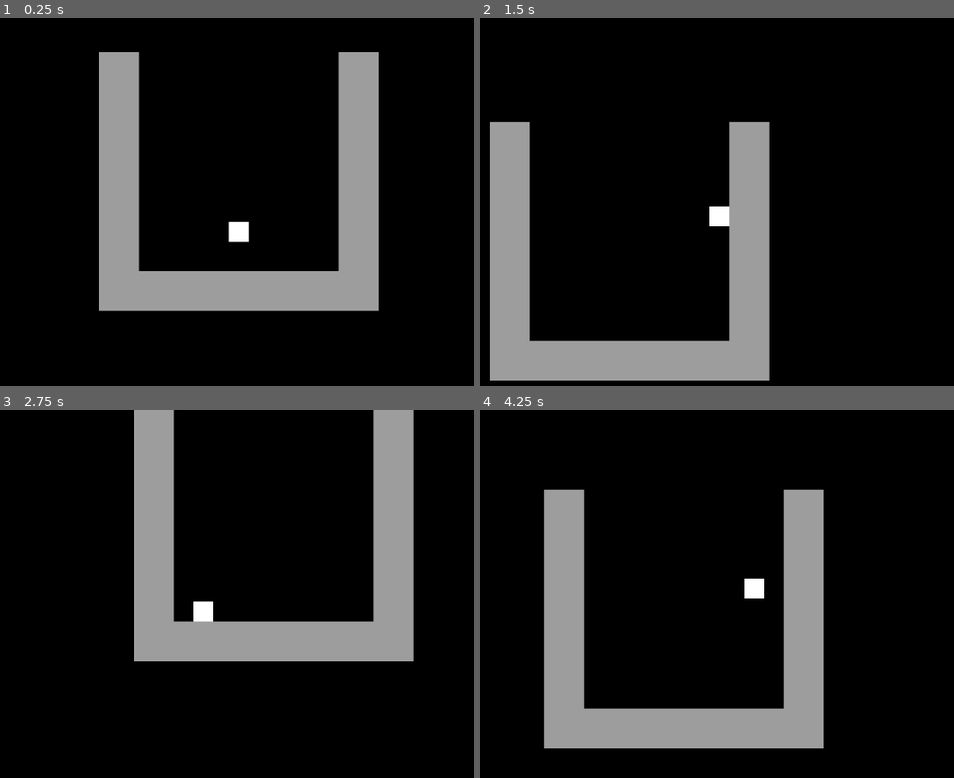
Above: before the commit, frames 1-4 (two rows, left to right).
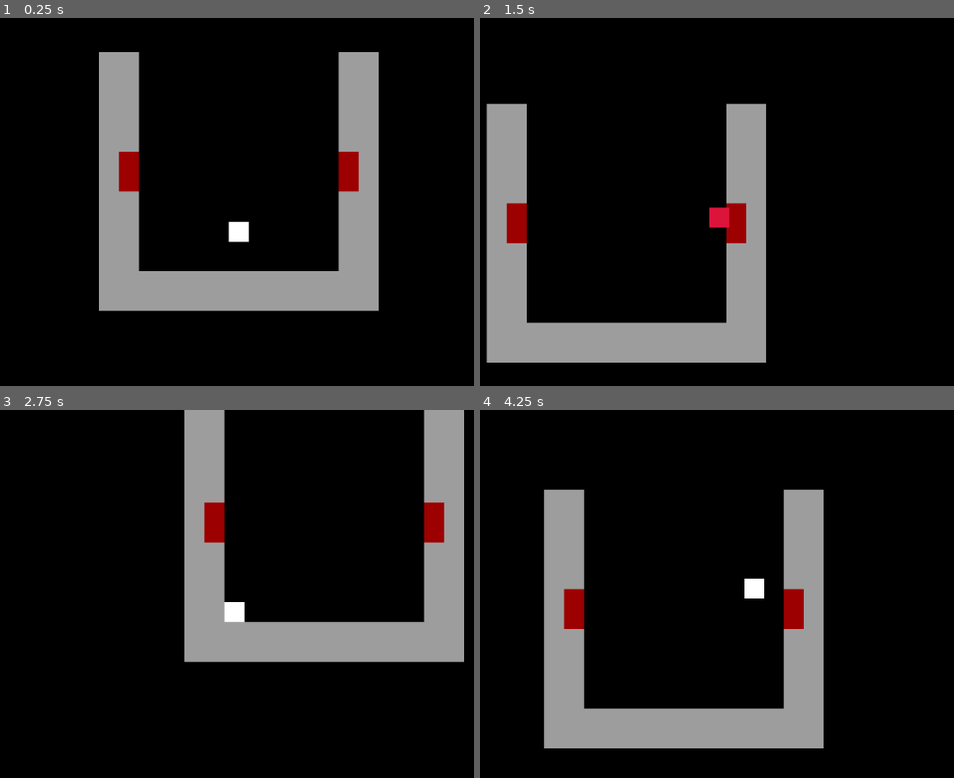
Above: after the commit, the same moments.

Repository: popcar2/GodotOS
Game: Godot game, scene res://Games/Super Bit Boy/Scenes/test.tscn
Same seed, same stepped clock (60 frames per second), same inputs: the game is played once before the commit and once after it. This scene is started directly instead of the project's main scene.
Inputs (mouse positions are in pixels of both pictures, inside the frame that each line leads up to):
- Up to frame 1 (0.25 s): no input
- Up to frame 2 (1.5 s): tap Enter (ui_accept) at 0.5 s; move the mouse to (878, 198) at 0.52 s; hold D (move_right) 0.53-1.25 s; hold Delete (delete) 0.53-1.25 s; click (878, 198) at 0.67 s; tap Space (jump) at 0.77 s; drag from (574, 238) to (712, 198) at 1.27 s
- Up to frame 3 (2.75 s): move the mouse to (312, 524) at 2.02 s; hold A (move_left) from 2.03 s (still down); hold Delete (delete) from 2.03 s (still down)
- Up to frame 4 (4.25 s): release A (move_left) at 2.75 s; release Delete (delete) at 2.75 s; drag from (683, 693) to (503, 549) at 2.77 s; tap Enter (ui_accept) at 3.5 s; move the mouse to (935, 671) at 3.52 s; hold D (move_right) from 3.53 s (still down); hold Delete (delete) from 3.53 s (still down); tap Space (jump) at 3.77 s

The runs differ from the first frame. In frame 1, 1.0% of the frame differs, in the area x 25-76%, y 36-48%; in frame 2, 8.8%; in frame 3, 22%, in the area x 28-98%, y 0-69%; in frame 4, 1.0%.

Commit message:
Bit Boy: Deadly block and proper scene reload logic

Diff:
--- a/Games/Super Bit Boy/Scenes/Player/bit_boy_player.gd
+++ b/Games/Super Bit Boy/Scenes/Player/bit_boy_player.gd
@@ -53,6 +53,9 @@
 
 	move_and_slide()
 
+	detect_custom_tile_data()
+	print(velocity)
+
 func walljump(left: bool):
 	if velocity.y > 0:
 		velocity.y = JUMP_VELOCITY * 0.90
@@ -71,12 +74,17 @@
 	bonus_velocity = Vector2.ZERO
 	modulate = Color.CRIMSON
 	await get_tree().create_timer(0.75).timeout
-	reload_scene()
+	get_parent().reload_scene()
 
-func reload_scene():
-	var next_scene: Node = load("res://Games/Super Bit Boy/Scenes/test.tscn").instantiate()
-	get_parent().add_sibling(next_scene)
-	get_parent().queue_free()
+func detect_custom_tile_data():
+	for i in range(get_slide_collision_count()):
+		var collision: KinematicCollision2D = get_slide_collision(i)
+		if collision.get_collider() is TileMap:
+			var tilemap: TileMap = collision.get_collider()
+			var tile_coords: Vector2i = tilemap.get_coords_for_body_rid(collision.get_collider_rid())
+			var tile_data: TileData = tilemap.get_cell_tile_data(0, tile_coords)
+			if tile_data.get_custom_data("instakill"):
+				die()
 
 func _on_left_wall_jump_area_2d_body_entered(body):
 	if body is StaticBody2D or body is TileMap:
--- /dev/null
+++ b/Games/Super Bit Boy/Scenes/bit_boy_scene_manager.gd
@@ -0,0 +1,14 @@
+extends Node2D
+
+@export var next_scene: String
+
+var is_loading: bool
+
+func reload_scene():
+	if is_loading:
+		return
+
+	is_loading = true
+	var current_scene: Node = load(scene_file_path).instantiate()
+	add_sibling(current_scene)
+	queue_free()
--- a/Games/Super Bit Boy/Scenes/test.tscn
+++ b/Games/Super Bit Boy/Scenes/test.tscn
@@ -1,6 +1,7 @@
-[gd_scene load_steps=8 format=3 uid="uid://b7c1q7v5qtx28"]
+[gd_scene load_steps=9 format=3 uid="uid://b7c1q7v5qtx28"]
 
 [ext_resource type="Script" path="res://Games/Super Bit Boy/Other Scripts/Camera2D.gd" id="1_1vy60"]
+[ext_resource type="Script" path="res://Games/Super Bit Boy/Scenes/bit_boy_scene_manager.gd" id="1_mbrs5"]
 [ext_resource type="Texture2D" uid="uid://bwxnhif5h1cck" path="res://Art/Pixel_32.png" id="1_uhyve"]
 [ext_resource type="PackedScene" uid="uid://bxv24mjcranba" path="res://Games/Super Bit Boy/Scenes/Player/bit_boy_player.tscn" id="2_aaiv1"]
 
@@ -15,17 +16,27 @@
 [sub_resource type="TileSetAtlasSource" id="TileSetAtlasSource_kk343"]
 texture = ExtResource("1_uhyve")
 texture_region_size = Vector2i(32, 32)
+0:0/next_alternative_id = 2
 0:0/0 = 0
 0:0/0/physics_layer_0/linear_velocity = Vector2(0, 0)
 0:0/0/physics_layer_0/angular_velocity = 0.0
 0:0/0/physics_layer_0/polygon_0/points = PackedVector2Array(-16, -16, 16, -16, 16, 16, -16, 16)
+0:0/1 = 1
+0:0/1/modulate = Color(1, 0, 0, 1)
+0:0/1/physics_layer_0/linear_velocity = Vector2(0, 0)
+0:0/1/physics_layer_0/angular_velocity = 0.0
+0:0/1/physics_layer_0/polygon_0/points = PackedVector2Array(-10.6667, -10.6667, 10.6667, -10.6667, 10.6667, 10.6667, -10.6667, 10.6667)
+0:0/1/custom_data_0 = true
 
 [sub_resource type="TileSet" id="TileSet_k0n52"]
 tile_size = Vector2i(32, 32)
 physics_layer_0/collision_layer = 1
+custom_data_layer_0/name = "instakill"
+custom_data_layer_0/type = 1
 sources/1 = SubResource("TileSetAtlasSource_kk343")
 
 [node name="Test Scene" type="Node2D"]
+script = ExtResource("1_mbrs5")
 
 [node name="Camera2D" type="Camera2D" parent="."]
 process_callback = 0
@@ -42,6 +53,6 @@
 tile_set = SubResource("TileSet_k0n52")
 rendering_quadrant_size = 32
 format = 2
-layer_0/tile_data = PackedInt32Array(262143, 1, 0, 196608, 1 …(220 unchanged characters)… 7, 1, 0, -327675, 1, 0, -262139, 1, 0, -196603, 1, 0, -131067, 1, 0, -65531, 1, 0, 5, 1, 0, 65541, 1, 0, 131077, 1, 0, 196613, 1, 0, 262149, 1, 0, 262148, 1, 0, 327674, 1, 0, 262138, 1, 0, 196602, 1, 0, 131066, 1, 0, 65530, 1, 0, -6, 1, 0, -65542, 1, 0, -131078, 1, 0, -196614, 1, 0, -262150, 1, 0, -327686, 1, 0, -327687, 1, 0, -262151, 1, 0, -196615, 1, 0, -131079, 1, 0, -65543, 1, 0, 262137, 1, 0, 327673, 1, 0, 196601, 1, 0, 131065, 1, 0, 65529, 1, 0, -7, 1, 0, -458758, 1, 0, -393222, 1, 0, -393223, 1, 0, -458759, 1, 0, -393211, 1, 0, -458747, 1, 0, -524283, 1, 0, 196612, 1, 0, 262150, 1, 0, 196614, 1, 0, 131078, 1, 0, 65542, 1, 0, 6, 1, 0, -65530, 1, 0, -131066, 1, 0, -196602, 1, 0, -262138, 1, 0, -327674, 1, 0, -393210, 1, 0, -458746, 1, 0, -524282, 1, 0)
+layer_0/tile_data = PackedInt32Array(262143, 1, 0, 196608, 1 …(220 unchanged characters)… 7, 1, 0, -327675, 1, 0, -262139, 1, 0, -65531, 1, 0, 5, 1, 0, 65541, 1, 0, 131077, 1, 0, 196613, 1, 0, 262149, 1, 0, 262148, 1, 0, 327674, 1, 0, 262138, 1, 0, 196602, 1, 0, 131066, 1, 0, 65530, 1, 0, -6, 1, 0, -196614, 1, 0, -262150, 1, 0, -327686, 1, 0, -327687, 1, 0, -262151, 1, 0, -196615, 1, 0, -131079, 1, 0, -65543, 1, 0, 262137, 1, 0, 327673, 1, 0, 196601, 1, 0, 131065, 1, 0, 65529, 1, 0, -7, 1, 0, -458758, 1, 0, -393222, 1, 0, -393223, 1, 0, -458759, 1, 0, -393211, 1, 0, -458747, 1, 0, -524283, 1, 0, 196612, 1, 0, 262150, 1, 0, 196614, 1, 0, 131078, 1, 0, 65542, 1, 0, 6, 1, 0, -65530, 1, 0, -131066, 1, 0, -196602, 1, 0, -262138, 1, 0, -327674, 1, 0, -393210, 1, 0, -458746, 1, 0, -524282, 1, 0, -65542, 1, 65536, -131078, 1, 65536, -196603, 1, 65536, -131067, 1, 65536)
 
 [node name="Player" parent="." instance=ExtResource("2_aaiv1")]
